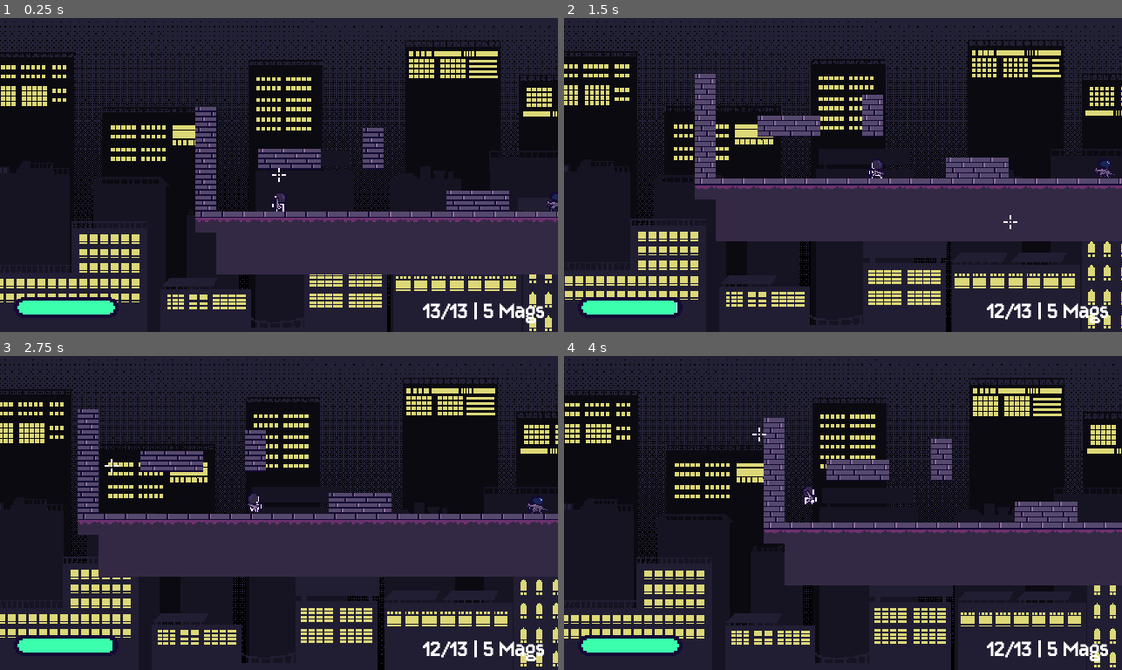
Above: before the commit, frames 1-4 (two rows, left to right).
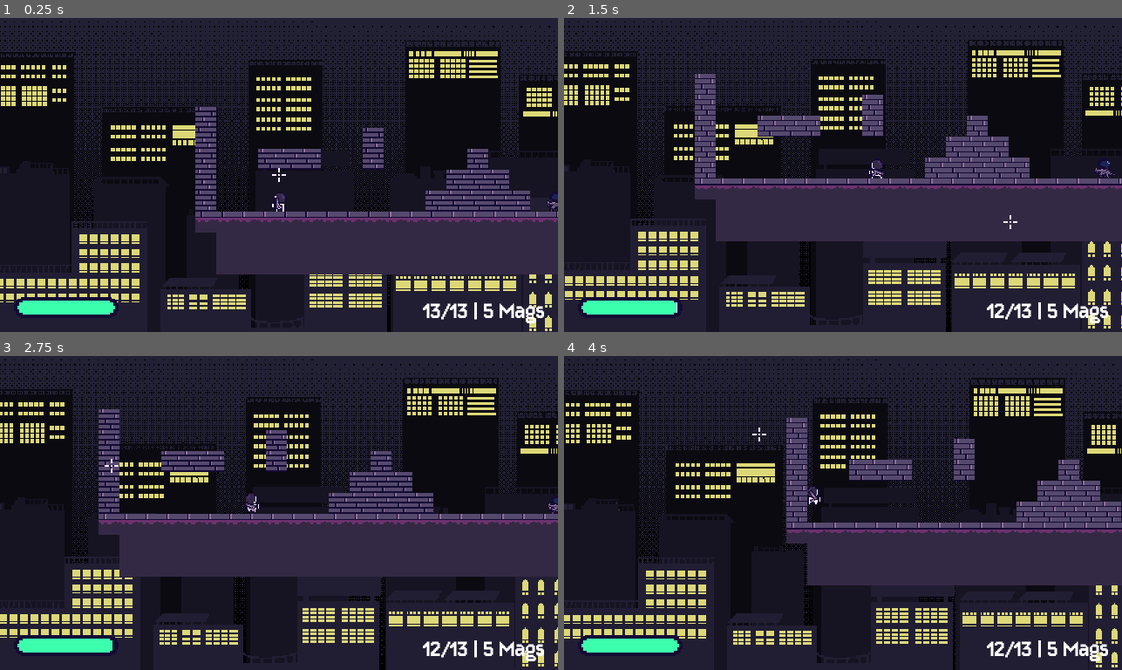
Above: after the commit, the same moments.

Repository: kyteidev/rogueshot
Game: Godot game, scene res://scenes/game_debug.tscn
Same seed, same stepped clock (60 frames per second), same inputs: the game is played once before the commit and once after it.
Inputs (mouse positions are in pixels of both pictures, inside the frame that each line leads up to):
- Up to frame 1 (0.25 s): no input
- Up to frame 2 (1.5 s): move the mouse to (815, 237) at 0.52 s; press the mouse at (815, 237) at 0.53 s; hold D (player_right) from 0.53 s (still down); tap W (player_jump) at 0.77 s; move the mouse to (1010, 222) at 1.27 s; release the mouse at (1010, 222) at 1.28 s; tap Shift (player_sprint) at 1.35 s
- Up to frame 3 (2.75 s): tap W (player_jump) at 1.52 s; move the mouse to (111, 465) at 2.02 s; release D (player_right) at 2.03 s; hold A (player_left) from 2.03 s (still down); tap 1 (weapon_1) at 2.1 s
- Up to frame 4 (4 s): keep holding A (player_left); move the mouse to (870, 513) at 2.77 s; tap 2 (weapon_2) at 2.85 s; tap W (player_jump) at 3.02, 3.77 s; move the mouse to (759, 434) at 3.52 s; tap Q (weapon_cycle) at 3.6 s

The runs differ from the first frame. In frame 1, 1.2% of the frame differs, in the area x 76-95%, y 41-62%; in frame 2, 1.4%; in frame 3, 8.3%; in frame 4, 9.0%, in the area x 0-100%, y 6-100%.

Commit message:
fix enemy jumping mid-air

Diff:
--- a/scenes/game_debug.tscn
+++ b/scenes/game_debug.tscn
@@ -45,7 +45,7 @@
 [node name="TileMap" type="TileMap" parent="." unique_id=768231789]
 tile_set = SubResource("TileSet_nxcxh")
 format = 2
-layer_0/tile_data = PackedInt32Array(65534, 0, 0, 65535, 0,  …(1628 unchanged characters)…  0, -65527, 262144, 0, -65528, 262144, 0)
+layer_0/tile_data = PackedInt32Array(65534, 0, 0, 65535, 0,  …(1628 unchanged characters)…  0, -65527, 262144, 0, -65528, 262144, 0, -65529, 262144, 0, -65525, 262144, 0, -131062, 262144, 0, -131063, 262144, 0, -131064, 262144, 0, -196599, 262144, 0)
 
 [node name="CrosshairCanvas" parent="." unique_id=1451679454 groups=["crosshair"] instance=ExtResource("4_8285f")]
 visible = false
--- a/scripts/enemy.gd
+++ b/scripts/enemy.gd
@@ -16,7 +16,7 @@
 const BASE_SPEED = 80.0
 const RUN_SPEED = BASE_SPEED * 1.5
 const PATROL_SPEED = 30.0
-const JUMP_VELOCITY = -120.0
+const JUMP_VELOCITY = -180.0
 
 const GROUND_ACCEL = 900.0
 const GROUND_FRICTION = 1100.0
@@ -397,7 +397,7 @@
 	speed = move_speed
 
 	# jump if necessary
-	if wall_ray.is_colliding():
+	if wall_ray.is_colliding() and is_on_floor():
 		velocity.y = JUMP_VELOCITY
 
 	_point_toward(direction)
